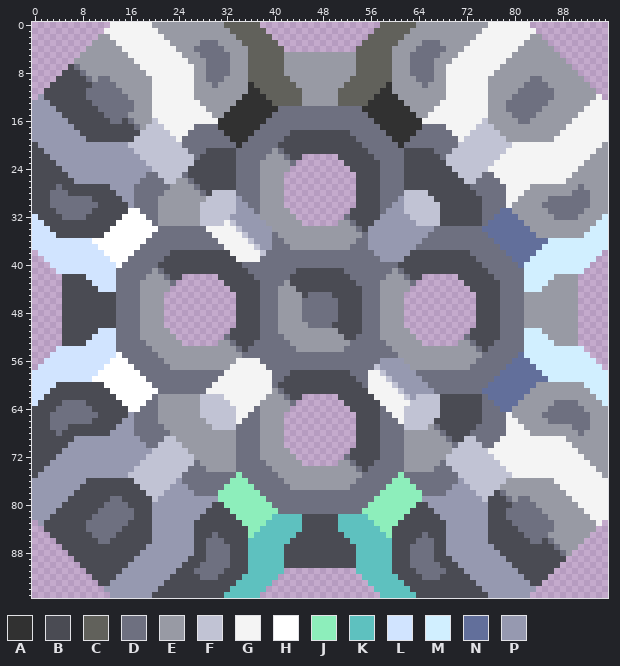
File history of a sprite sheet, sprites/blocks/craft/7w05c.png. Above: the version before the commit.
The file is 96x96 pixels.
Palette (. is transparent): A #313131  B #4a4b53  C #61615b  D #6e7080  E #989aa4  F #c1c3d4  G #f4f4f4  H #ffffff  J #8deebb  K #5ec1bf  L #d1e4ff  M #d1efff  N #626f9b  P #9699b0
After the commit:
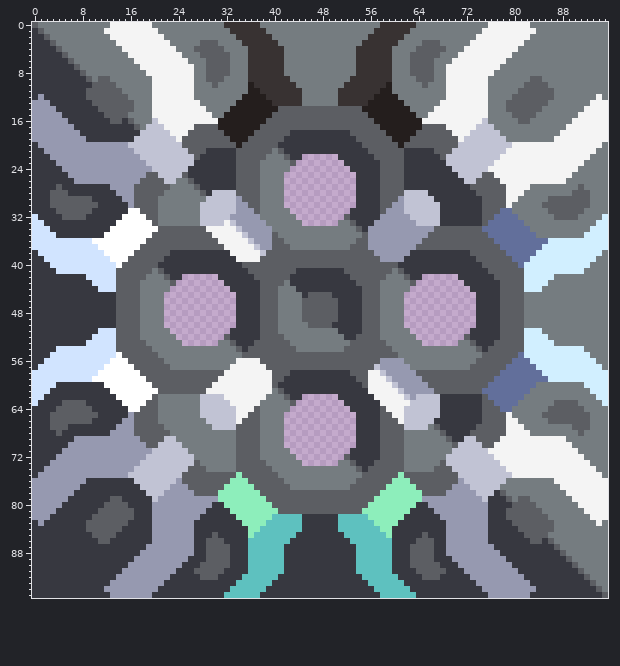
Changes in this commit:
Colour A changes from #313131 to #241e1d.
Colour B changes from #4a4b53 to #373840.
Colour C changes from #61615b to #383232.
Colour D changes from #6e7080 to #5c5e63.
Colour E changes from #989aa4 to #757c80.
The author put colour B in row 1 at x 0; in row 2 at x 0 to 1; in row 3 at x 0 to 2; in row 4 at x 0 to 3; in row 5 at x 0 to 4; in rows 6 to 7 at x 0 to 5.
The author put colour B in row 8 at x 0 to 4; in row 9 at x 0 to 3; in row 10 at x 0 to 2; in row 11 at x 0 to 1; in row 12 at x 0; in row 38 at x 0.
The author put colour B in row 39 at x 0 to 1; in row 40 at x 0 to 2; in row 41 at x 0 to 3; in rows 42 to 53 at x 0 to 4; in row 54 at x 0 to 3; in row 55 at x 0 to 2.
The author put colour B in row 56 at x 0 to 1; in row 57 at x 0; in row 83 at x 0; in row 84 at x 0 to 1; in row 85 at x 0 to 2; in row 86 at x 0 to 3.
The author put colour B in row 87 at x 0 to 4; in row 88 at x 0 to 5; in row 89 at x 0 to 6; in row 90 at x 0 to 7 and 88 to 89; in row 91 at x 0 to 8, 42 to 53 and 87 to 90; in row 92 at x 0 to 9, 41 to 54 and 86 to 91.
The author put colour B in row 93 at x 0 to 10, 40 to 55 and 85 to 92; in row 94 at x 0 to 11, 39 to 56 and 84 to 93; in row 95 at x 0 to 12, 38 to 57 and 83 to 94.
The author put colour D in row 0 at x 0; in row 1 at x 1; in row 2 at x 2; in row 3 at x 3; in row 4 at x 4; in row 5 at x 5.
The author put colour D in row 6 at x 6; in row 89 at x 89; in row 90 at x 90; in row 91 at x 91; in row 92 at x 92; in row 93 at x 93.
The author put colour D in row 94 at x 94; in row 95 at x 95.
The author put colour E in row 0 at x 1 to 12, 38 to 57 and 83 to 95; in row 1 at x 2 to 11, 39 to 56 and 84 to 95; in row 2 at x 3 to 10, 40 to 55 and 85 to 95; in row 3 at x 4 to 9, 41 to 54 and 86 to 95; in row 4 at x 5 to 8, 42 to 53 and 87 to 95; in row 5 at x 6 to 7 and 88 to 95.
The author put colour E in row 6 at x 89 to 95; in row 7 at x 90 to 95; in row 8 at x 91 to 95; in row 9 at x 92 to 95; in row 10 at x 93 to 95; in row 11 at x 94 to 95.
The author put colour E in row 12 at x 95; in row 38 at x 95; in row 39 at x 94 to 95; in row 40 at x 93 to 95; in row 41 at x 92 to 95; in rows 42 to 53 at x 91 to 95.
The author put colour E in row 54 at x 92 to 95; in row 55 at x 93 to 95; in row 56 at x 94 to 95; in row 57 at x 95; in row 83 at x 95; in row 84 at x 94 to 95.
The author put colour E in row 85 at x 93 to 95; in row 86 at x 92 to 95; in row 87 at x 91 to 95; in rows 88 to 89 at x 90 to 95; in row 90 at x 91 to 95; in row 91 at x 92 to 95.
The author put colour E in row 92 at x 93 to 95; in row 93 at x 94 to 95; in row 94 at x 95.
Pixel boxes of the changes (left, top, right, bottom) in both pictures:
changed: (32, 22, 608, 598)
